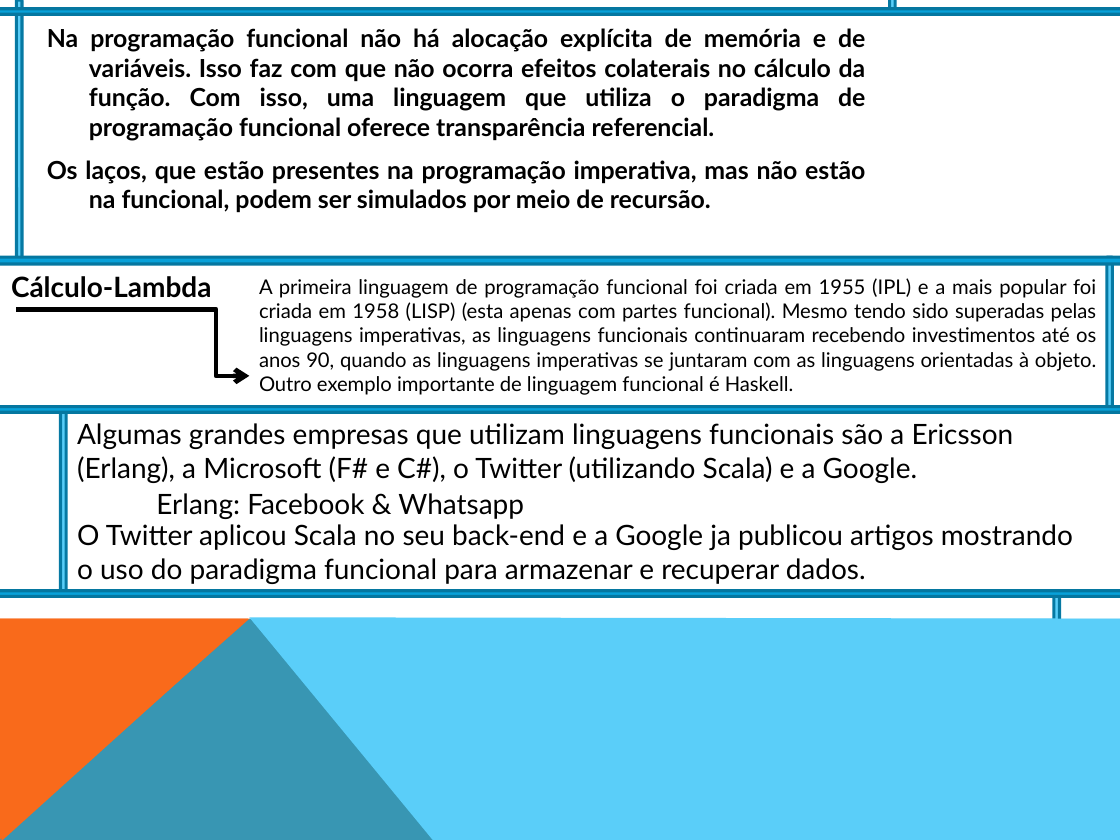
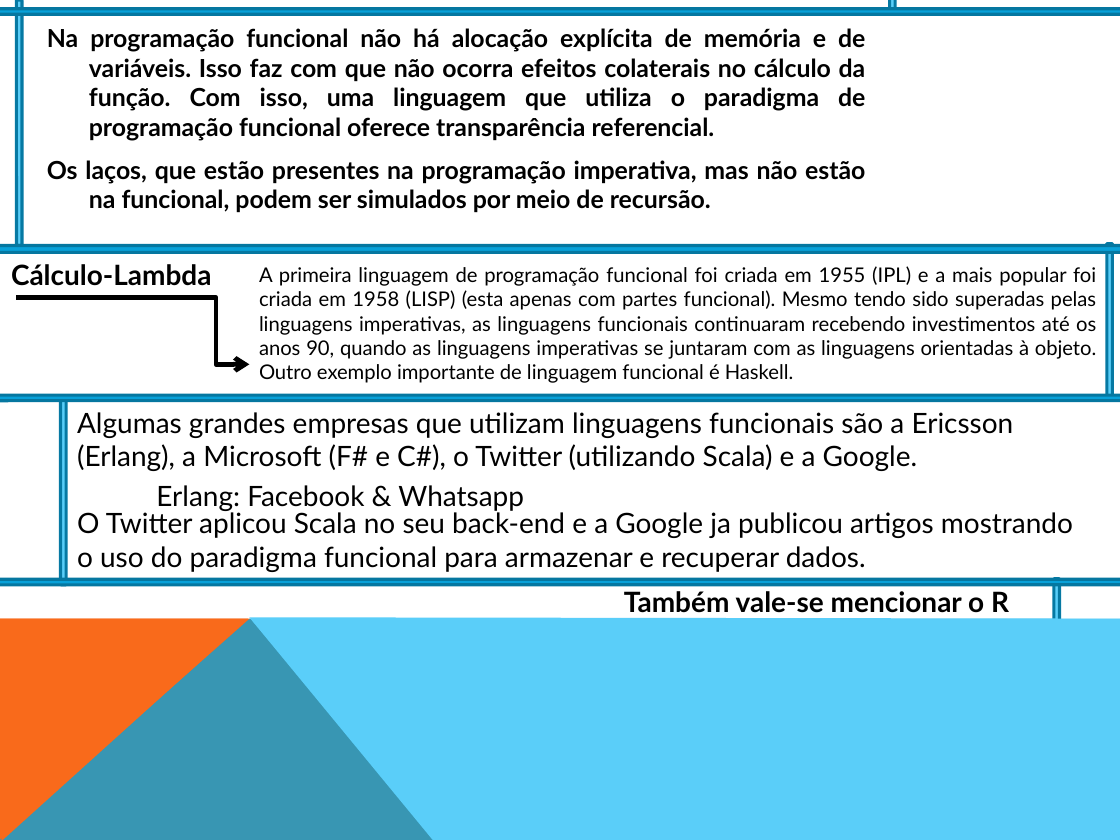
Before and after one commit to LucasdeSouzaAlbuquerque/if686, a slide deck: slide 3 of 20150319_ppt.pptx. Drawn at 1120x840 pixels with LibreOffice and Linux fonts; fonts in the diff are those of the drawing. Boxes give left, top, right and bottom in pixels: in the first picture for what was removed or moved away, otherwise in the second. Text is boxed around its words. In the diff, an @@ line names an element or a change of style, - is before the commit and + after.

```diff
--- a/20150319_ppt.pptx
+++ b/20150319_ppt.pptx
@@ round diag rect: place and size @@
-round diag rect at [17,0,22,261]
+round diag rect at [16,0,21,245]
@@ 3 round diag rects, 1 text: place and size @@
-3 round diag rects, 1 text at [0,257,1120,777]
+3 round diag rects, 1 text at [0,244,1120,764]
@@ 3 round diag rects, 2 texts, 1 elbow arrow: place and size @@
-3 round diag rects, 2 texts, 1 elbow arrow at [0,276,1120,596]
+3 round diag rects, 2 texts, 1 elbow arrow at [0,264,1120,585]
@@ text "Erlang: Facebook & Whatsapp": place and size @@
-text "Erlang: Facebook & Whatsapp" at [156,493,524,519]
+text "Erlang: Facebook & Whatsapp" at [156,485,524,511]
@@ text added at [624,591,1009,613], 18 pt, text #000000, bold @@
+Também vale-se mencionar o R
```
Also in this commit, not shown: 1 other slide changed, 1 slide added, 1 other file.
